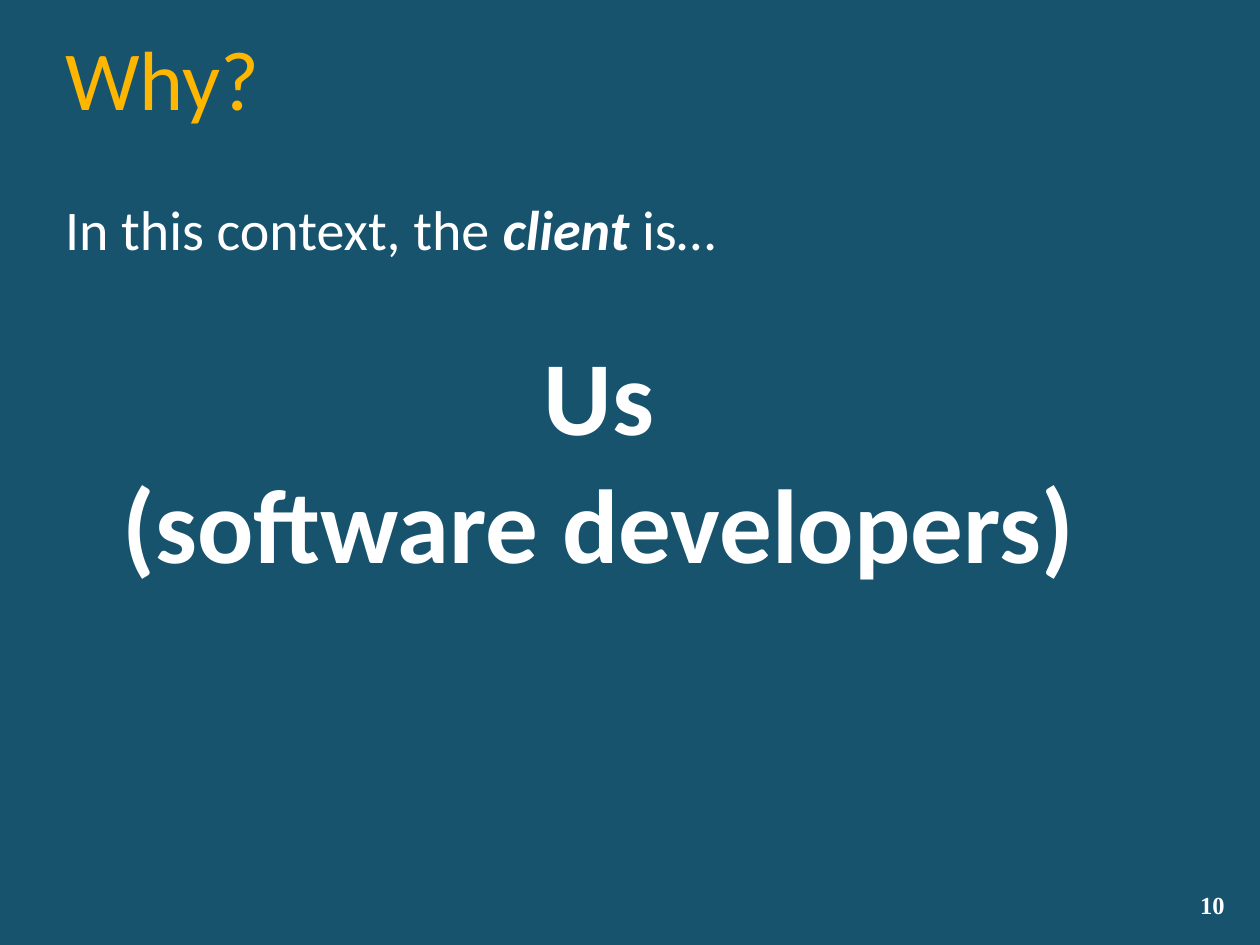
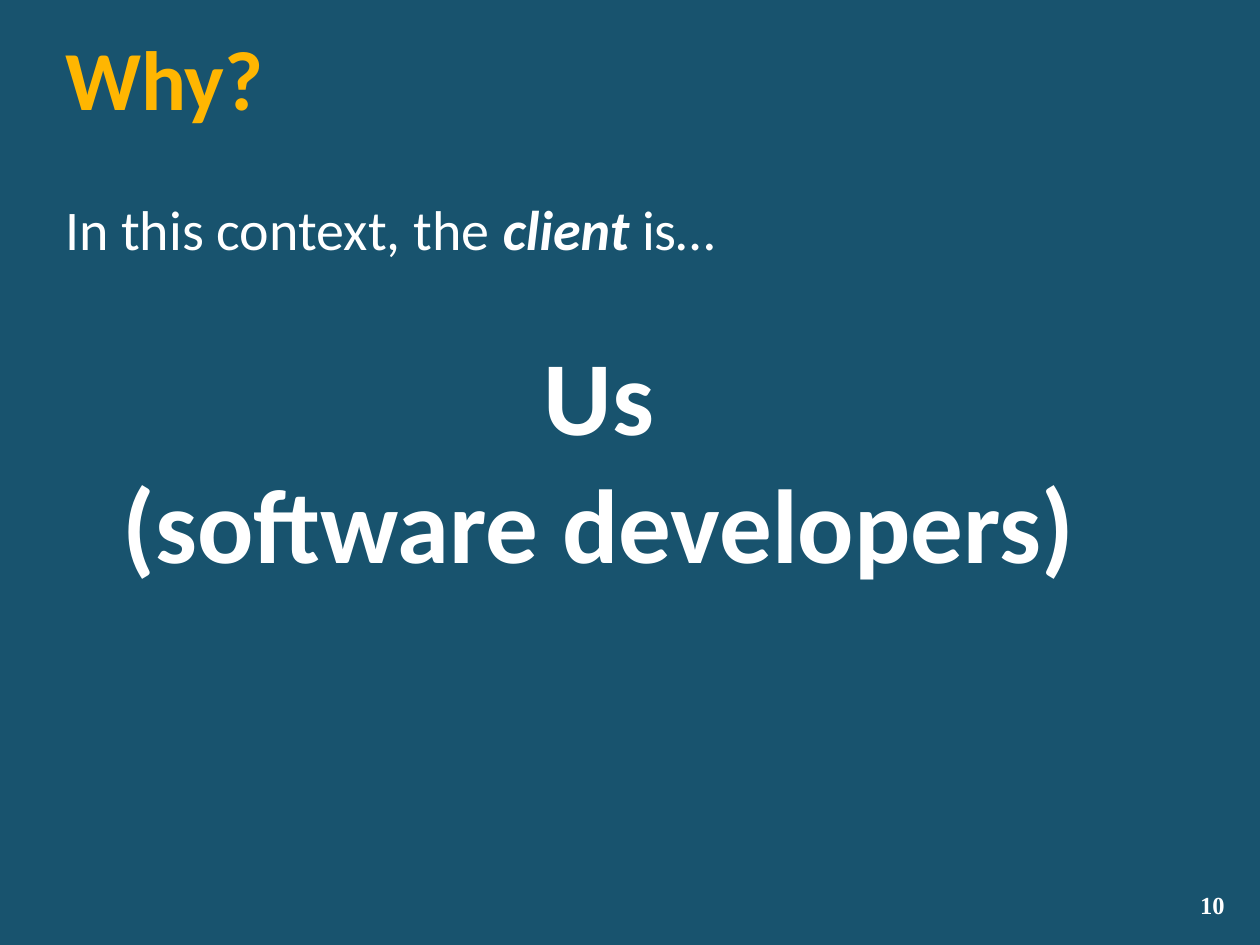
Before and after one commit to lozanotek/RefreshWithNuGet, a slide deck: slide 10 of slides/RefreshWithNuGet.pptx. Drawn at 1260x945 pixels with LibreOffice and Linux fonts; fonts in the diff are those of the drawing; background and template pictures are left out. Boxes give left, top, right and bottom in pixels: in the first picture for what was removed or moved away, otherwise in the second. Text is boxed around its words. In the diff, an @@ line names an element or a change of style, - is before the commit and + after.

```diff
--- a/slides/RefreshWithNuGet.pptx
+++ b/slides/RefreshWithNuGet.pptx
@@ title "Why?" at <box>65,51,263,124</box>: bold on @@
```
Also in this commit, not shown: 7 other slides changed.
